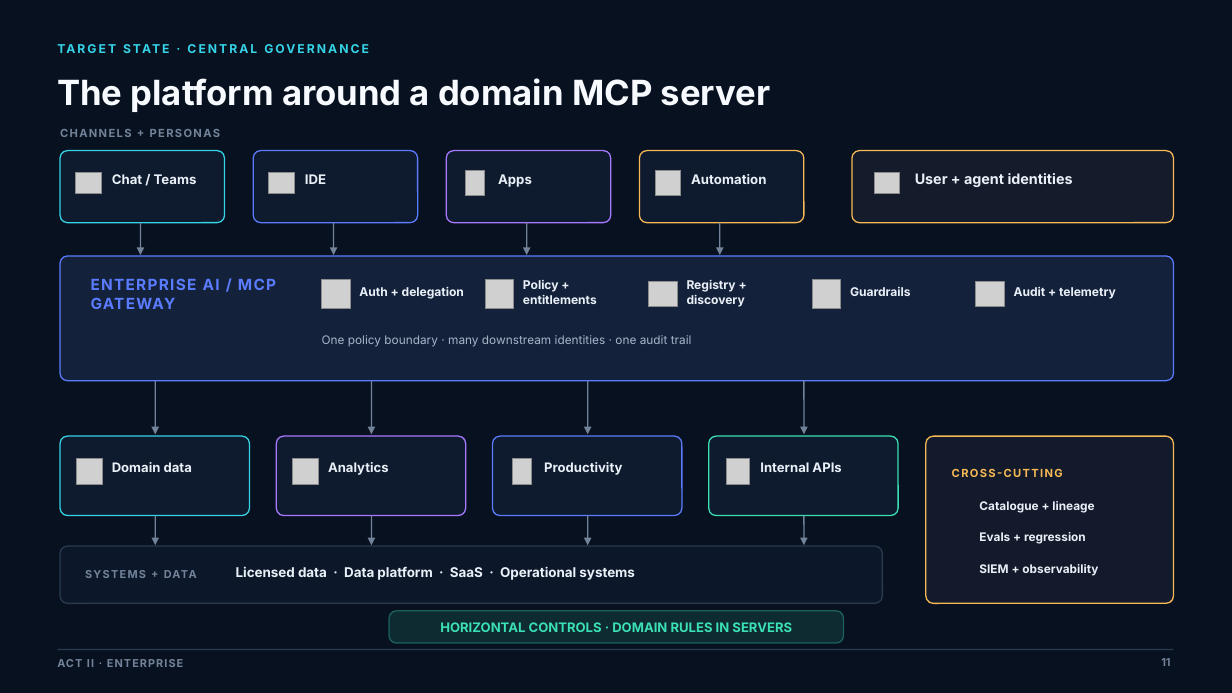
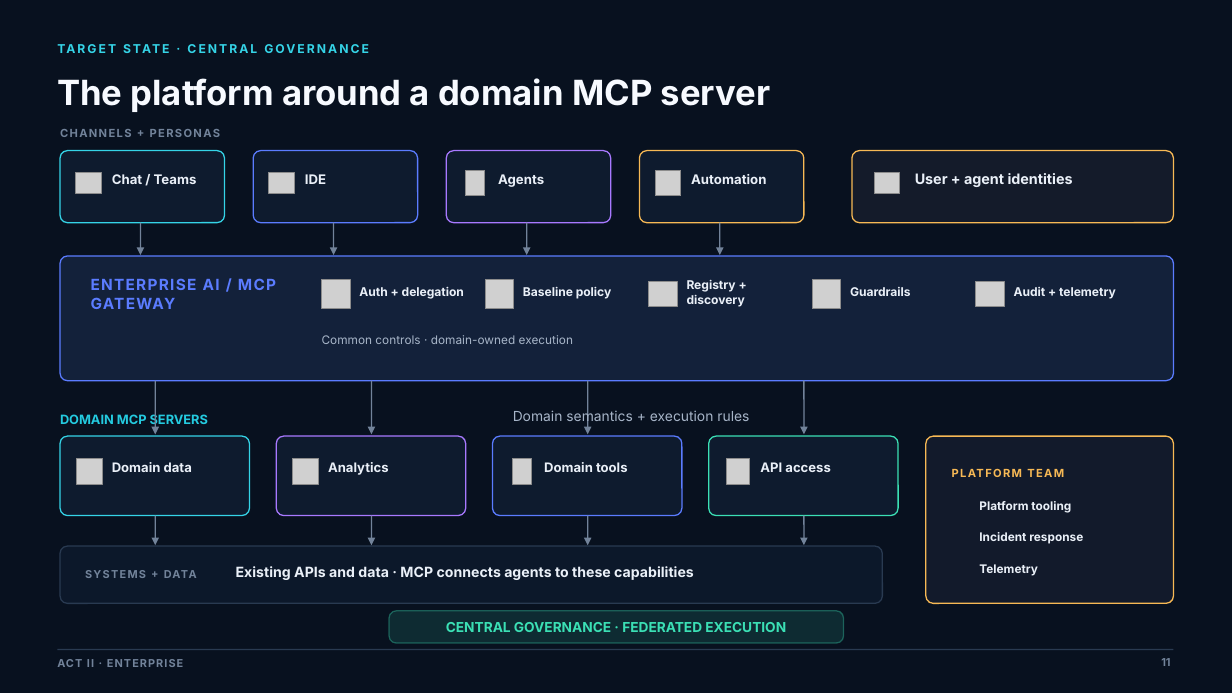
Before and after one commit to kolygri/kolygri.github.io, a slide deck: slide 11 of presentations/Beyond_the_Demo_Trusted_AI_Agents_MCP_AI_Expo_2026.pptx. Drawn at 1232x693 pixels with LibreOffice and Linux fonts; fonts in the diff are those of the drawing; grey boxes stand for pictures; background and template pictures are left out. Boxes give left, top, right and bottom in pixels: in the first picture for what was removed or moved away, otherwise in the second. Text is boxed around its words. In the diff, an @@ line names an element or a change of style, - is before the commit and + after.

```diff
--- a/presentations/Beyond_the_Demo_Trusted_AI_Agents_MCP_AI_Expo_2026.pptx
+++ b/presentations/Beyond_the_Demo_Trusted_AI_Agents_MCP_AI_Expo_2026.pptx
@@ text at [498, 174, 544, 187]: text changed @@
-Apps
+Agents
@@ text at [523, 287, 612, 299]: text changed @@
-Policy + entitlements
+Baseline policy
@@ text at [322, 335, 573, 344]: text changed @@
-One policy boundary · many downstream identities · one audit trail
+Common controls · domain-owned execution
@@ text added at [60, 413, 208, 428], 10 pt, text #24CBE0, bold @@
+DOMAIN MCP SERVERS
@@ text added at [513, 409, 749, 425], 10.8 pt, text #A7B5C8 @@
+Domain semantics + execution rules
@@ text at [544, 462, 628, 472]: text changed @@
-Productivity
+Domain tools
@@ text at [760, 462, 830, 472]: text changed @@
-Internal APIs
+API access
@@ text at [952, 468, 1063, 477]: text changed @@
-CROSS-CUTTING
+PLATFORM TEAM
@@ text at [979, 501, 1071, 513]: text changed @@
-Catalogue + lineage
+Platform tooling
@@ text at [979, 532, 1083, 544]: text changed @@
-Evals + regression
+Incident response
@@ text at [236, 566, 694, 580]: text changed; size 10.5 to 11 pt @@
-Licensed data · Data platform · SaaS · Operational systems
+Existing APIs and data · MCP connects agents to these capabilities
@@ text at [979, 564, 1038, 576]: text changed @@
-SIEM + observability
+Telemetry
@@ text at [446, 622, 786, 632]: text changed; size 10.2 to 10.7 pt @@
-HORIZONTAL CONTROLS · DOMAIN RULES IN SERVERS
+CENTRAL GOVERNANCE · FEDERATED EXECUTION
```
Also in this commit, not shown: 10 other slides changed, 1 other file.
